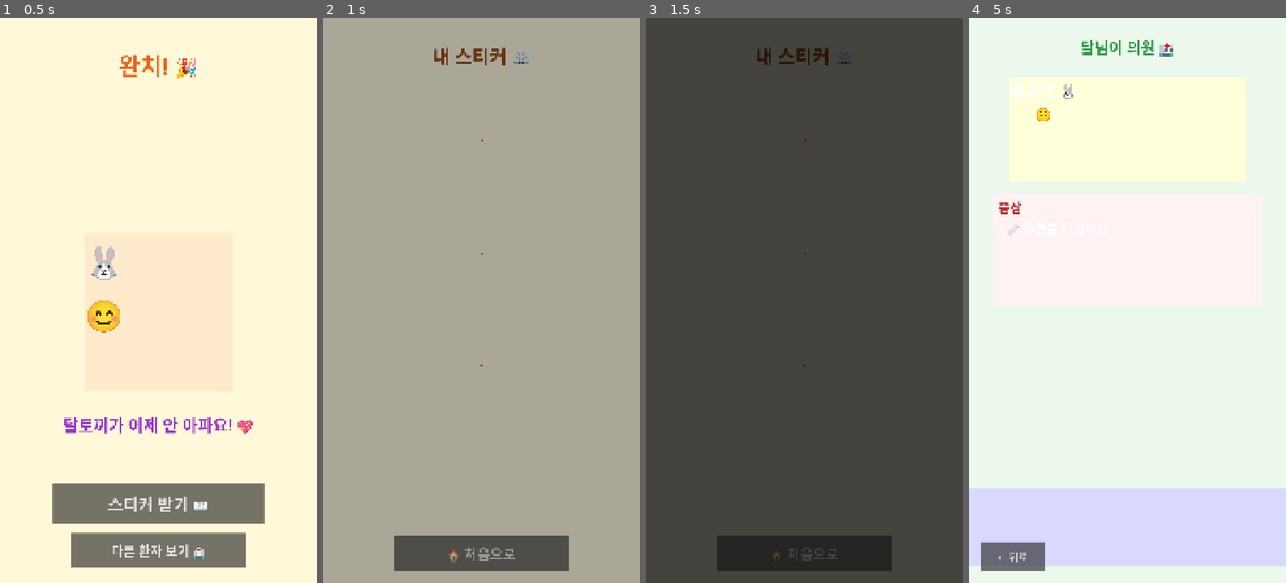
Above: before the commit, frames 1-4 (left to right).
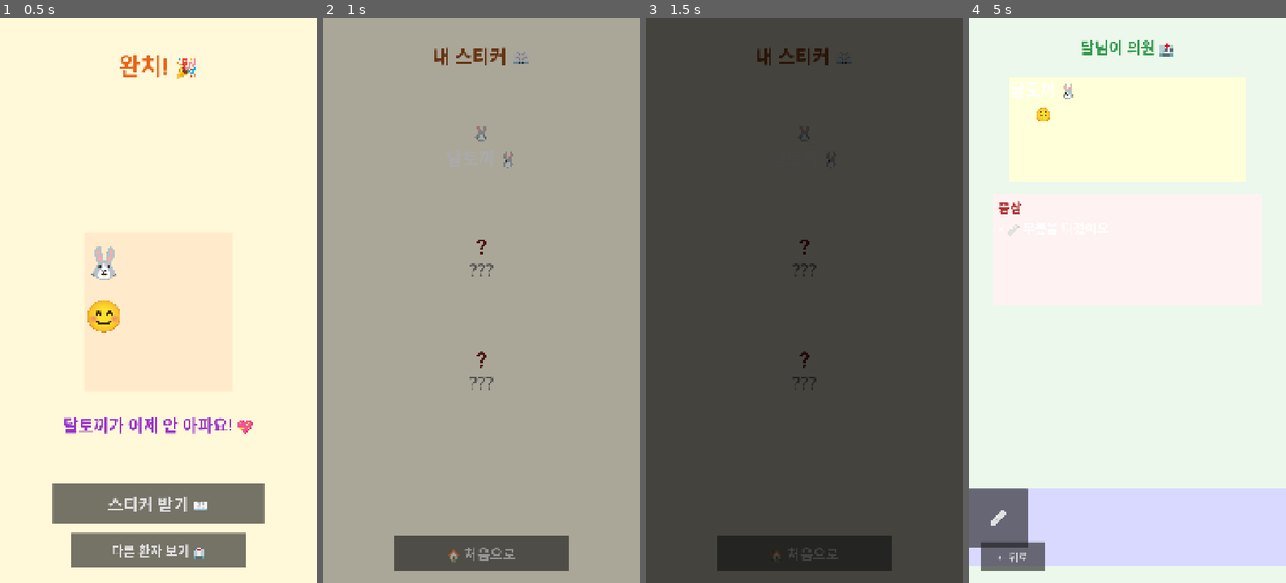
Above: after the commit, the same moments.

Repository: sean-park-funda/dalnimi-doctor
Game: Godot game, scene res://scenes/Recovery.tscn
Two runs of this game, one before a commit and one after it. Both use one fixed random seed, a clock stepped at 60 frames per second and the inputs below. This scene is started directly instead of the project's main scene.
Inputs:
- Up to frame 1 (0.5 s): no input
- Up to frame 2 (1 s): click "스티커 받기 📖" at 0.5 s
- Up to frame 3 (1.5 s): click "🏠 처음으로" at 1.25 s
- Up to frame 4 (5 s): click "스티커 📖" at 2 s; click "🏠 처음으로" at 2.75 s; click "시작하기 🏥" at 3.5 s; click "🐰 달토끼 (흰 토끼)" at 4.25 s

Frame 1 is identical in both runs. In frame 2, 0.3% of the frame differs, in the area x 46-60%, y 19-66%; in frame 3, 0.1%; in frame 4, 2.0%, in the area x 0-19%, y 83-94%.
Error before the commit: Invalid access to property or key 'theme_override_font_sizes' on a base object of type 'Label'. (res://scripts/recovery.gd:29)

Commit message:
fix: replace theme_override_font_sizes dict with add_theme_font_size_override()

Diff:
--- a/scripts/exam_room.gd
+++ b/scripts/exam_room.gd
@@ -53,7 +53,7 @@
 			continue
 		var btn = Button.new()
 		btn.custom_minimum_size = Vector2(200, 200)
-		btn.theme_override_font_sizes["font_size"] = 60
+		btn.add_theme_font_size_override("font_size", 60)
 		btn.text = TOOL_EMOJI.get(symptom, "?")
 		btn.pressed.connect(_on_tool_pressed.bind(symptom))
 		$ToolTrayBg/ToolTray.add_child(btn)
--- a/scripts/minigames/bandage.gd
+++ b/scripts/minigames/bandage.gd
@@ -80,7 +80,7 @@
 	for i in range(10):
 		var lbl = Label.new()
 		lbl.text = ["✨","🩹","💛"][randi() % 3]
-		lbl.theme_override_font_sizes["font_size"] = 48
+		lbl.add_theme_font_size_override("font_size", 48)
 		lbl.position = wound_zone.position + Vector2(randf_range(-40,40), randf_range(-40,40))
 		add_child(lbl)
 		var tw = create_tween()
--- a/scripts/minigames/thermometer.gd
+++ b/scripts/minigames/thermometer.gd
@@ -77,7 +77,7 @@
 	for i in range(12):
 		var star = Label.new()
 		star.text = ["⭐","✨","💫"][randi() % 3]
-		star.theme_override_font_sizes["font_size"] = 48
+		star.add_theme_font_size_override("font_size", 48)
 		star.position = $Thermometer.position + Vector2(randf_range(-60,60), randf_range(-60,60))
 		add_child(star)
 		var tw = create_tween()
--- a/scripts/recovery.gd
+++ b/scripts/recovery.gd
@@ -26,7 +26,7 @@
 		var emoji = ["⭐","💖","✨","🎉","🌟","💫"][randi() % 6]
 		var lbl = Label.new()
 		lbl.text = emoji
-		lbl.theme_override_font_sizes["font_size"] = 64
+		lbl.add_theme_font_size_override("font_size", 64)
 		lbl.position = Vector2(randf_range(80, 1000), 1920)
 		add_child(lbl)
 		var tw = create_tween()
--- a/scripts/sticker_book.gd
+++ b/scripts/sticker_book.gd
@@ -17,7 +17,7 @@
 		var collected = GameManager.collected_stickers.get(key, false)
 		var slot = $StickerGrid.get_node_or_null(key)
 		if not slot: continue
-		slot.theme_override_font_sizes["font_size"] = 60
+		slot.add_theme_font_size_override("font_size", 60)
 		if collected:
 			slot.text = info["emoji"] + "\n" + info["label"]
 			slot.modulate = Color(1, 1, 1)
